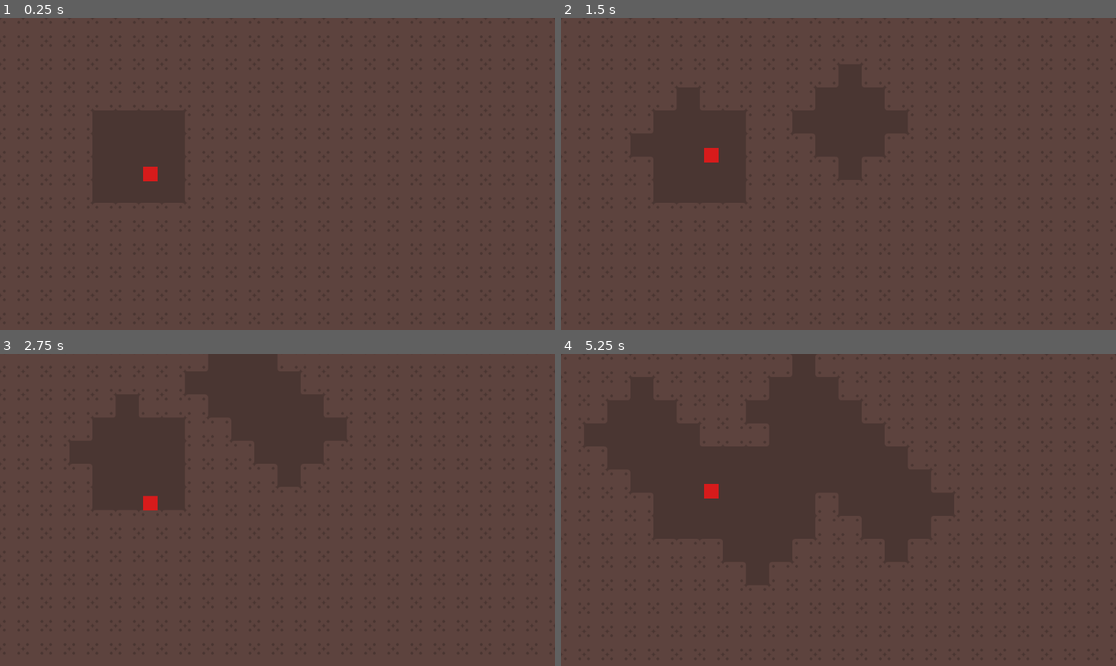
Above: before the commit, frames 1-4 (two rows, left to right).
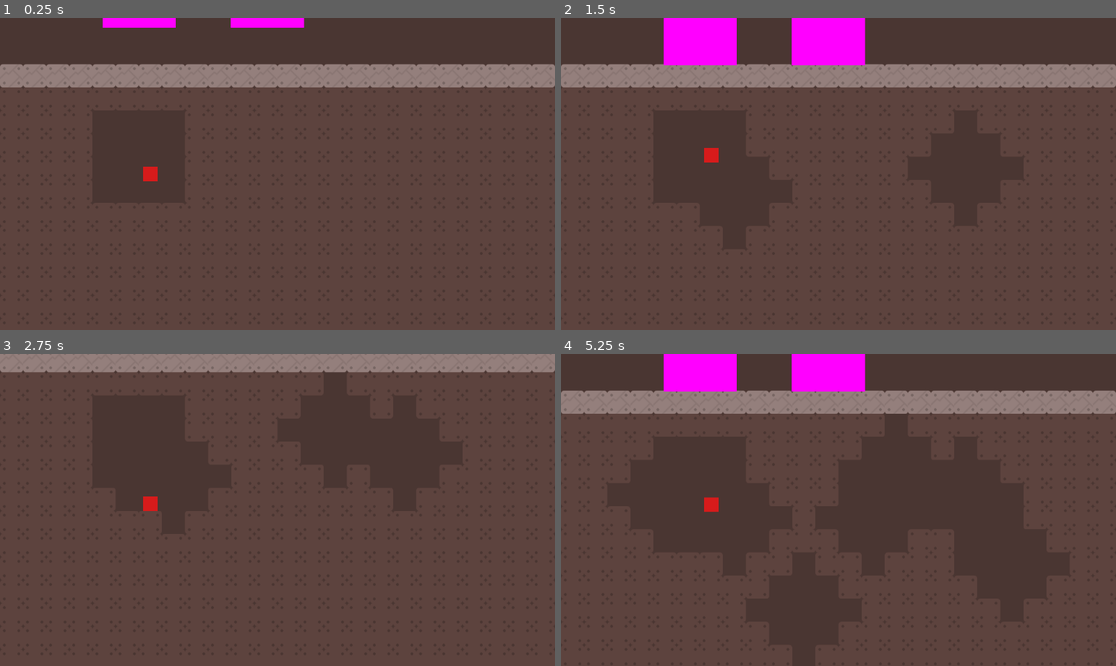
Above: after the commit, the same moments.

Repository: FlashBash21/City-Sinkers
Game: Godot game, scene res://Scenes/main.tscn
The game is run twice, just before and just after one commit, with the same random seed, the same clock (stepped at 60 frames per second) and the same inputs.
Inputs (mouse positions are in pixels of both pictures, inside the frame that each line leads up to):
- Up to frame 1 (0.25 s): no input
- Up to frame 2 (1.5 s): move the mouse to (960, 158) at 0.52 s; hold Right (mine_right) from 0.53 s (still down); right-click (960, 158) at 0.6 s; tap Space (jump) at 0.77 s; move the mouse to (727, 189) at 1.27 s; right-click (727, 189) at 1.35 s
- Up to frame 3 (2.75 s): tap Space (jump) at 1.52 s; move the mouse to (333, 441) at 2.02 s; release Right (mine_right) at 2.03 s; hold Left (mine_left) from 2.03 s (still down); right-click (333, 441) at 2.1 s
- Up to frame 4 (5.25 s): tap Enter at 2.75 s; move the mouse to (810, 572) at 2.77 s; release Left (mine_left) at 2.78 s; hold Right (mine_right) 2.78-4.28 s; right-click (810, 572) at 2.85 s; tap Space (jump) at 3.02, 3.77, 4.52 s; move the mouse to (1005, 556) at 3.52 s; right-click (1005, 556) at 3.6 s; move the mouse to (672, 463) at 4.27 s; hold Left (mine_left) 4.28-5.03 s; right-click (672, 463) at 4.35 s; move the mouse to (866, 510) at 5.02 s; hold Right (mine_right) from 5.03 s (still down); right-click (866, 510) at 5.1 s

The runs differ from the first frame. In frame 1, 8.1% of the frame differs, in the area x 0-100%, y 0-23%; in frame 2, 11%; in frame 3, 5.8%; in frame 4, 11%.

Commit message:
Buildings
- Building objects
- Buildings can fall
- Buildings Collide with player
- Respawn system
- Foundation level that can only be destroyed by explosions
- Camera follows player

Diff:
--- /dev/null
+++ b/Scenes/Building.tscn
@@ -0,0 +1,36 @@
+[gd_scene load_steps=4 format=3 uid="uid://dyfmi3mxfpa4d"]
+
+[ext_resource type="Script" path="res://Scripts/Building.gd" id="1_rjeek"]
+
+[sub_resource type="PlaceholderTexture2D" id="PlaceholderTexture2D_grfpe"]
+
+[sub_resource type="RectangleShape2D" id="RectangleShape2D_rry2m"]
+size = Vector2(94.6154, 172.471)
+
+[node name="RigidBody2D" type="RigidBody2D"]
+position = Vector2(1.51, 2)
+collision_layer = 8
+max_contacts_reported = 8
+contact_monitor = true
+can_sleep = false
+lock_rotation = true
+script = ExtResource("1_rjeek")
+
+[node name="Sprite2D" type="Sprite2D" parent="."]
+position = Vector2(-1.51, -2)
+scale = Vector2(202.875, 265.25)
+texture = SubResource("PlaceholderTexture2D_grfpe")
+
+[node name="CollisionShape2D" type="CollisionShape2D" parent="."]
+position = Vector2(-1.51004, -2.5)
+scale = Vector2(2.1, 1.516)
+shape = SubResource("RectangleShape2D_rry2m")
+
+[node name="Area2D" type="Area2D" parent="." groups=["building"]]
+collision_layer = 8
+collision_mask = 2
+
+[node name="CollisionShape2D2" type="CollisionShape2D" parent="Area2D"]
+position = Vector2(-2.01001, -2)
+scale = Vector2(2.2, 1.589)
+shape = SubResource("RectangleShape2D_rry2m")
--- a/Scenes/Player.tscn
+++ b/Scenes/Player.tscn
@@ -3,10 +3,12 @@
 [ext_resource type="Script" path="res://Scripts/Player.gd" id="1_gfk72"]
 
 [sub_resource type="RectangleShape2D" id="RectangleShape2D_pb4d0"]
-size = Vector2(38, 39)
+size = Vector2(40, 40)
 
 [node name="Player" type="CharacterBody2D"]
+top_level = true
 collision_layer = 2
+collision_mask = 3
 script = ExtResource("1_gfk72")
 
 [node name="Sprite" type="ColorRect" parent="."]
@@ -17,5 +19,15 @@
 color = Color(0.843137, 0.105882, 0.105882, 1)
 
 [node name="CollisionShape2D" type="CollisionShape2D" parent="."]
-position = Vector2(0, -17.5)
+position = Vector2(0, -17)
 shape = SubResource("RectangleShape2D_pb4d0")
+
+[node name="Hurtbox" type="Area2D" parent="." groups=["player"]]
+collision_layer = 3
+collision_mask = 11
+
+[node name="CollisionShape2D2" type="CollisionShape2D" parent="Hurtbox"]
+position = Vector2(0, -17)
+shape = SubResource("RectangleShape2D_pb4d0")
+
+[connection signal="area_entered" from="Hurtbox" to="." method="_on_hurtbox_area_entered"]
--- a/Scenes/main.tscn
+++ b/Scenes/main.tscn
@@ -1,8 +1,9 @@
-[gd_scene load_steps=6 format=3 uid="uid://d2hq4dsbslnqq"]
+[gd_scene load_steps=7 format=3 uid="uid://d2hq4dsbslnqq"]
 
 [ext_resource type="Script" path="res://Scripts/main.gd" id="1_f3y7c"]
 [ext_resource type="Texture2D" uid="uid://bcl01mesrjvho" path="res://Assets/Sprites/temp_tilesheet.png" id="1_j73y0"]
 [ext_resource type="PackedScene" uid="uid://ddl4ydxuxroyv" path="res://Scenes/Player.tscn" id="3_8cra8"]
+[ext_resource type="PackedScene" uid="uid://dyfmi3mxfpa4d" path="res://Scenes/Building.tscn" id="4_iw5md"]
 
 [sub_resource type="TileSetAtlasSource" id="TileSetAtlasSource_k5cjy"]
 texture = ExtResource("1_j73y0")
@@ -448,9 +449,11 @@
 15:6/0 = 0
 15:6/0/physics_layer_0/linear_velocity = Vector2(0, 0)
 15:6/0/physics_layer_0/angular_velocity = 0.0
+16:6/next_alternative_id = 2
 16:6/0 = 0
 16:6/0/physics_layer_0/linear_velocity = Vector2(0, 0)
 16:6/0/physics_layer_0/angular_velocity = 0.0
+16:6/0/physics_layer_0/polygon_0/points = PackedVector2Array(-32, -32, 32, 32, -32, 32)
 17:6/0 = 0
 17:6/0/physics_layer_0/linear_velocity = Vector2(0, 0)
 17:6/0/physics_layer_0/angular_velocity = 0.0
@@ -653,6 +656,7 @@
 17:9/0 = 0
 17:9/0/physics_layer_0/linear_velocity = Vector2(0, 0)
 17:9/0/physics_layer_0/angular_velocity = 0.0
+17:9/0/physics_layer_0/polygon_0/points = PackedVector2Array(-32, -32, 32, -32, 32, 32, -32, 32)
 18:9/0 = 0
 18:9/0/physics_layer_0/linear_velocity = Vector2(0, 0)
 18:9/0/physics_layer_0/angular_velocity = 0.0
@@ -811,16 +815,23 @@
 tile_set = SubResource("TileSet_vic6r")
 format = 2
 layer_0/name = "background"
-layer_1/name = "foreground"
+layer_1/name = "midground"
 layer_1/enabled = true
 layer_1/modulate = Color(1, 1, 1, 1)
 layer_1/y_sort_enabled = false
 layer_1/y_sort_origin = 0
 layer_1/z_index = 0
 layer_1/tile_data = PackedInt32Array()
+layer_2/name = "foreground"
+layer_2/enabled = true
+layer_2/modulate = Color(1, 1, 1, 1)
+layer_2/y_sort_enabled = false
+layer_2/y_sort_origin = 0
+layer_2/z_index = 0
+layer_2/tile_data = PackedInt32Array()
 
 [node name="Player" parent="." instance=ExtResource("3_8cra8")]
-position = Vector2(314, 295)
+position = Vector2(314, 293)
 
 [node name="Camera2D" type="Camera2D" parent="Player"]
 position = Vector2(0, 2)
@@ -829,3 +840,9 @@
 limit_top = 0
 limit_right = 2304
 position_smoothing_enabled = true
+
+[node name="RigidBody2D" parent="." instance=ExtResource("4_iw5md")]
+position = Vector2(387, -132)
+
+[node name="RigidBody2D2" parent="." instance=ExtResource("4_iw5md")]
+position = Vector2(742, -133)
--- /dev/null
+++ b/Scripts/Building.gd
@@ -0,0 +1,21 @@
+extends RigidBody2D
+var area
+var resting_y = 0
+var moving_y = 0
+
+# Called when the node enters the scene tree for the first time.
+func _ready():
+	area = get_node("Area2D")
+
+
+# Called every frame. 'delta' is the elapsed time since the previous frame.
+func _process(delta):
+	# when the building is not moving it won't interact with the player
+	if get_linear_velocity() == Vector2(0,0):
+		if abs(resting_y - moving_y) > Tiles.TILE_SIZE.y * 8:
+			queue_free()
+		resting_y = position.y
+		area.set_monitorable(false)
+	else:
+		moving_y = position.y
+		area.set_monitorable(true)
--- a/Scripts/Player.gd
+++ b/Scripts/Player.gd
@@ -1,8 +1,9 @@
 extends CharacterBody2D
 
-
+signal respawn_me
 const SPEED = 300.0
 const JUMP_VELOCITY = -500.0
+
 
 # Get the gravity from the project settings to be synced with RigidBody nodes.
 var gravity = ProjectSettings.get_setting("physics/2d/default_gravity")
@@ -24,5 +25,9 @@
 		velocity.x = direction * SPEED
 	else:
 		velocity.x = move_toward(velocity.x, 0, SPEED)
+	move_and_slide()
 
-	move_and_slide()
+
+func _on_hurtbox_area_entered(area):
+	if area.is_in_group("building"):
+		emit_signal("respawn_me")
--- a/Scripts/Tiles.gd
+++ b/Scripts/Tiles.gd
@@ -4,3 +4,5 @@
 const BACKGROUND_DIRT = Vector2i(0, 0)
 const DIRT = Vector2i(16, 8)
 const EMPTY = Vector2i(-1, -1)
+const FOUNDATION = Vector2i(17, 9)
+const TILE_SIZE = Vector2(64, 64)
--- a/Scripts/main.gd
+++ b/Scripts/main.gd
@@ -1,5 +1,4 @@
 extends Node2D
-
 
 var tilemap
 var player
@@ -7,45 +6,73 @@
 var map_width := 36
 var map_height := 22
 
+var buildings = []
+var Building = preload("res://Scenes/Building.tscn")
 
-#breaks foreground tiles
+# allows mining to destroy DIRT
 func mine_tile(tile:Vector2i):
 	if (tilemap.get_cell_atlas_coords(1, tile) == Tiles.DIRT):
 		tilemap.set_cell(1, tile, 0, Tiles.EMPTY, -1)
 
+
+# allows explode to destroy DIRT and FOUNDATION
 func explode_at(tile:Vector2i):
 	var surrounding_tiles = tilemap.get_surrounding_cells(tile)
-	if (tilemap.get_cell_atlas_coords(1, tile) == Tiles.DIRT):
+	if (tilemap.get_cell_atlas_coords(1, tile) == Tiles.DIRT || tilemap.get_cell_atlas_coords(1, tile) == Tiles.FOUNDATION):
 		tilemap.set_cell(1, tile, 0, Tiles.EMPTY, -1)
 	for t in surrounding_tiles:
 		var s_tiles2 = tilemap.get_surrounding_cells(t)
 		for t2 in s_tiles2:
-			if (tilemap.get_cell_atlas_coords(1, t2) == Tiles.DIRT):
+			if (tilemap.get_cell_atlas_coords(1, t2) == Tiles.DIRT || tilemap.get_cell_atlas_coords(1, t2) == Tiles.FOUNDATION):
 				tilemap.set_cell(1, t2, 0, Tiles.EMPTY, -1)
-		if (tilemap.get_cell_atlas_coords(1, t) == Tiles.DIRT):
+		if (tilemap.get_cell_atlas_coords(1, t) == Tiles.DIRT || tilemap.get_cell_atlas_coords(1, t) == Tiles.FOUNDATION):
 				tilemap.set_cell(1, t, 0, Tiles.EMPTY, -1)
 
+
+# find the nearest empty tile that is outside the building
+func nearest_empty_tile():
+	# 1. get buildings location and size (using pixles?) and find all the tiles it is in and store them in an array (buildings_tiles)
+	# 2. use players position and get_surrounding_cells as an array of possible new locations to respawn
+	# 3. check each new location to see if it == Tile.EMPTY && != buildings_tiles
+	# 4. if true change the players location and break from function
+	# 5. if false call get_surround_cells on one of the previous surrounding cells and repeat from step 3
+	#     (should this be recursive or a loop?)
+	pass
+
+
+#respawns the player 4 tiles to the left
+func respawn():
+	var new_location = tilemap.map_to_local(tilemap.local_to_map(player.get("position")) - Vector2i(4,0))
+	player.set_position(new_location)
+	tilemap.set_cell(1, tilemap.local_to_map(player.get("position")), 0, Tiles.EMPTY, -1)
 
 
 # Called when the node enters the scene tree for the first time.
 func _ready():
-	player = get_node("Player")
-	tilemap = get_node("TileMap");
 
+	player = $Player
+	player.respawn_me.connect(respawn)
+	tilemap = get_node("TileMap")
 	player.set_position(tilemap.map_to_local(Vector2i(6,6)))
 
+
+	# sets main tiles
 	for w in range(map_width):
 		for h in range(map_height):
 			#		set_cell(layer, cell_coord, source_id (0), Tile, alt tile (0))
+
 			tilemap.set_cell(0, Vector2i(w, h), 0, Tiles.BACKGROUND_DIRT, 0) #background blocks
-			tilemap.set_cell(1, Vector2i(w, h), 0, Tiles.DIRT, 0) #foreground blocks
+			tilemap.set_cell(1, Vector2i(w, h+2), 0, Tiles.DIRT, 0) #foreground blocks
+			tilemap.set_cell(1, Vector2i(w, 2), 0, Tiles.FOUNDATION, 0) #foundation block the buildings sit on
+
+	# sets spawn point
 	for w in range(4, 8):
 		for h in range(4, 8):
 			tilemap.set_cell(1, Vector2i(w,h), 0, Tiles.EMPTY, -1) #starting area (air blocks)
 
 
 # Called every frame. 'delta' is the elapsed time since the previous frame.
-func _process(delta):
+func _process(_delta):
 	var tile_to_mine = -1; #check CellNeighbor Enum on https://docs.godotengine.org/en/stable/classes/class_tileset.html#enum-tileset-cellneighbor
 	if (Input.is_action_just_pressed("mine_right")):
 		tile_to_mine = 0;
@@ -61,5 +88,5 @@
 		mine_tile(tile)
 
 	if (Input.is_action_just_pressed("right_click")):
-		var tile = tilemap.local_to_map(get_viewport().get_mouse_position())
+		var tile = tilemap.local_to_map(get_global_mouse_position())
 		explode_at(tile)
--- a/project.godot
+++ b/project.godot
@@ -18,6 +18,10 @@
 [autoload]
 
 Tiles="*res://Scripts/Tiles.gd"
+
+[dotnet]
+
+project/assembly_name="City-Sinkers"
 
 [input]
 
Binary file added: Assets/Sprites/building_temp.png
Not shown, added: Assets/Sprites/building_temp.png.import
